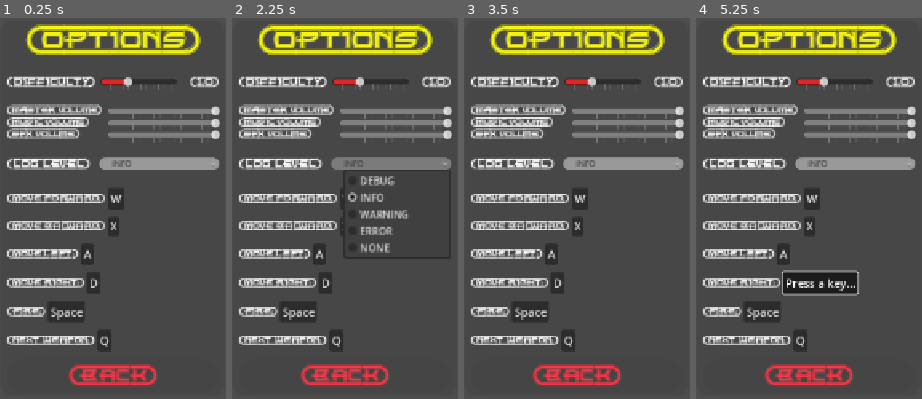
Above: before the commit, frames 1-4 (left to right).
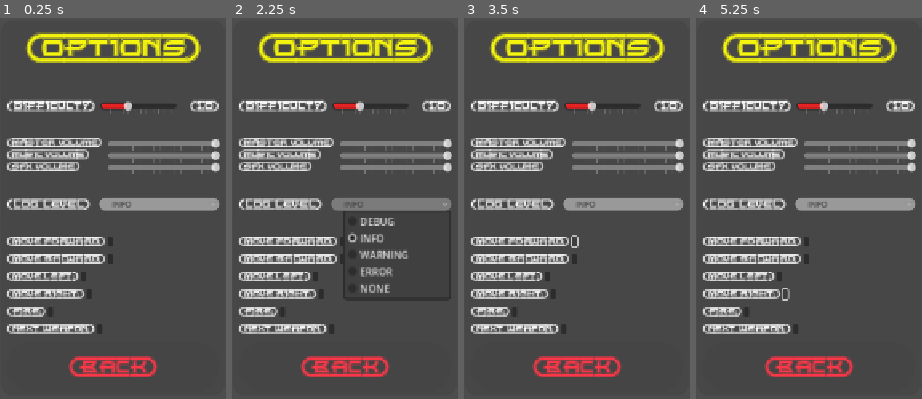
Above: after the commit, the same moments.

Repository: ikostan/SkyLockAssault
Game: Godot game, scene res://scenes/options_menu.tscn
Same seed, same stepped clock (60 frames per second), same inputs: the game is played once before the commit and once after it. This scene is started directly instead of the project's main scene. Video files are missing from this copy of the repository; at most half a second of black plays in their place.
Inputs (mouse positions are in pixels of both pictures, inside the frame that each line leads up to; where the layout moved, square brackets give the same spot in the first picture):
- Up to frame 1 (0.25 s): no input
- Up to frame 2 (2.25 s): click (331, 330) [335, 341] at 0.5 s; click (331, 330) [367, 341] at 1.25 s; click "INFO" at 2 s
- Up to frame 3 (3.5 s): click (574, 242) [579, 197] at 2.75 s
- Up to frame 4 (5.25 s): click (779, 277) [784, 254] at 3.5 s; click (779, 277) [813, 254] at 4.25 s; click (784, 296) [788, 284] at 5 s

The runs differ from the first frame. In frame 1, 33% of the frame differs, in the area x 2-98%, y 1-97%; in frame 2, 34%; in frame 3, 33%; in frame 4, 35%.
Error after the commit: Parse Error: Unexpected "class_name" in class body. (res://scripts/input_remap_button.gd:6)

Commit message:
Update input_remap_button.gd

Diff:
--- a/scripts/input_remap_button.gd
+++ b/scripts/input_remap_button.gd
@@ -1,4 +1,7 @@
 extends Button
+
+@export var action: String
+@export var action_event_index: int = 0
 
 class_name InputRemapButton
 
@@ -11,9 +14,6 @@
 	Key.KEY_SPACE: "Space",
 	Key.KEY_Q: "Q"
 }
-
-@export var action: String
-@export var action_event_index: int = 0
 
 var listening: bool = false
 
